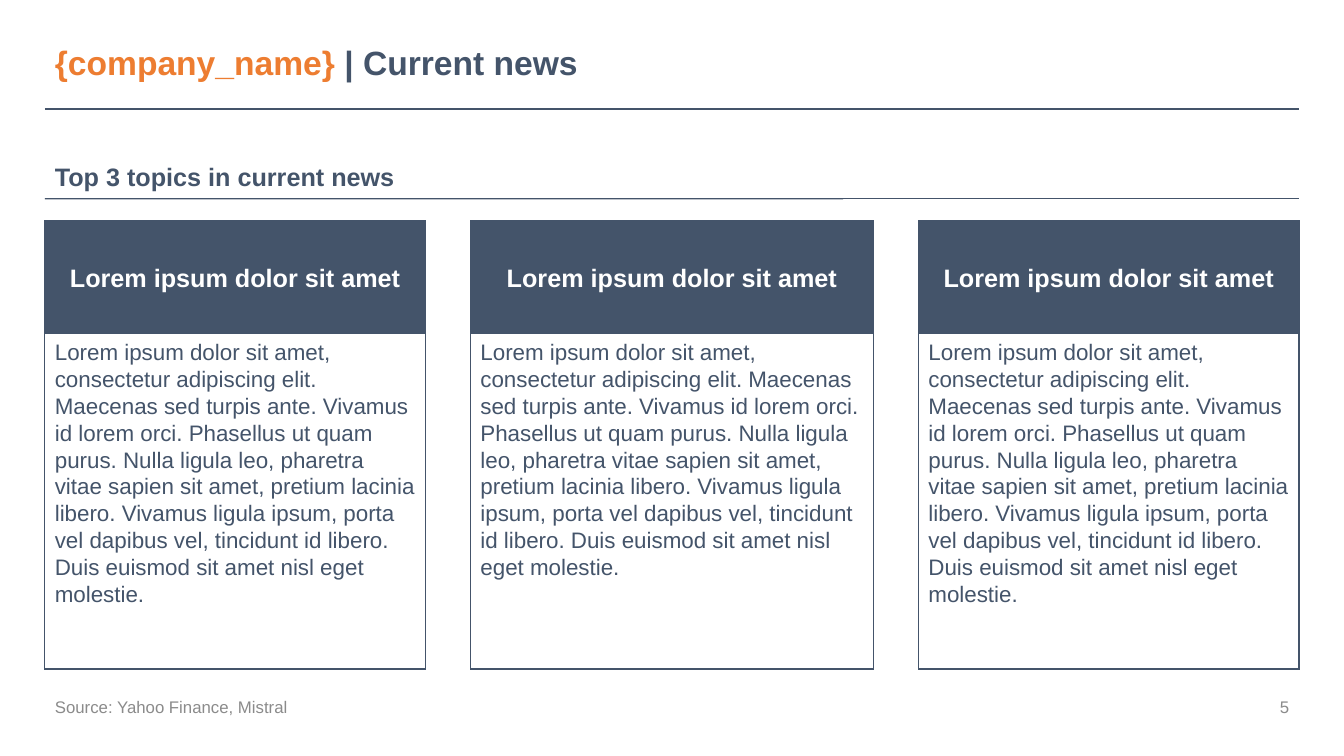
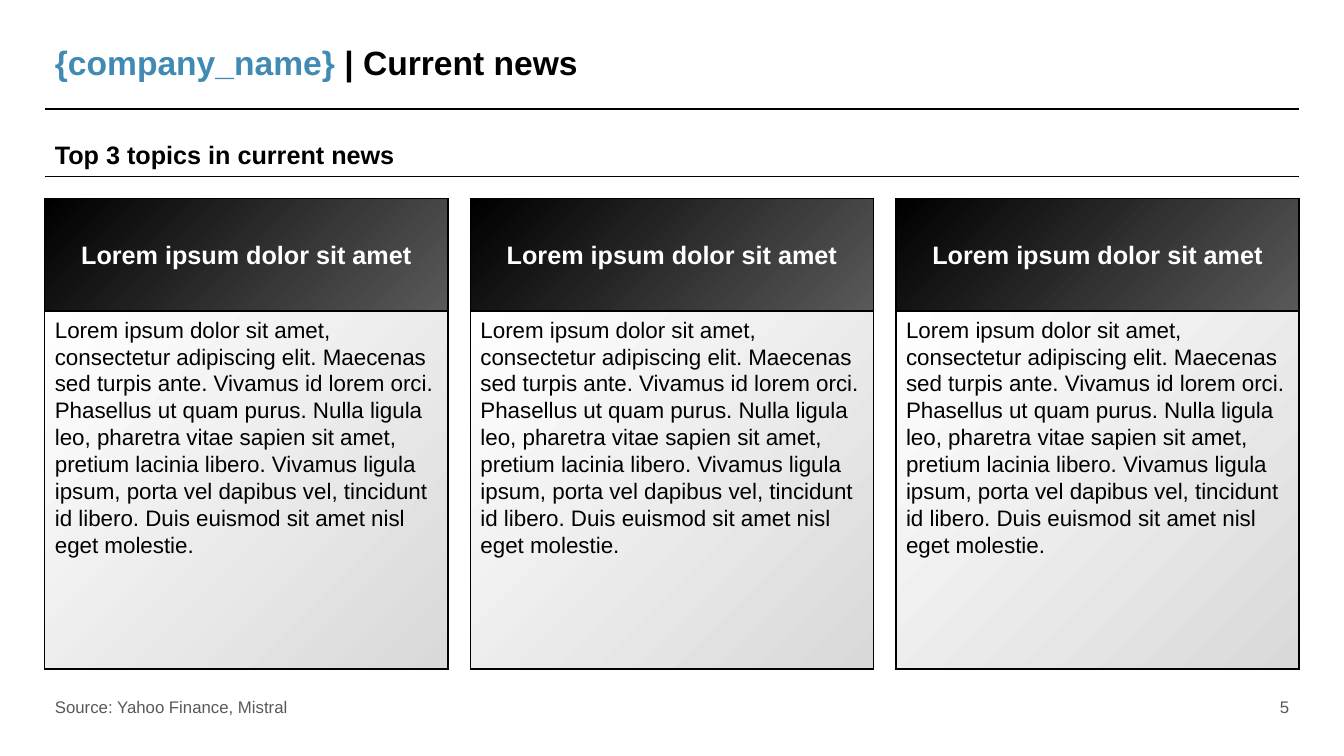
Before and after one commit to giovanni-mattei/company-profile-automation, a slide deck: slide 5 of templates/deck.pptx. Drawn at 1344x756 pixels with LibreOffice and Linux fonts; fonts in the diff are those of the drawing. Boxes give left, top, right and bottom in pixels: in the first picture for what was removed or moved away, otherwise in the second. Text is boxed around its words. In the diff, an @@ line names an element or a change of style, - is before the commit and + after.

```diff
--- a/templates/deck.pptx
+++ b/templates/deck.pptx
@@ title "{company_name} | Current news" at (55, 50, 578, 82): text colour #ED7D31 to #418AB3 in "{company_name}"; text colour #44546A to #000000 in "| Current news" @@
@@ line (44, 109) - (1300, 109): stroke #44546A 1.5 pt to #000000 1.5 pt @@
@@ text "Top 3 topics in current ...": place and size @@
-text "Top 3 topics in current ..." at (55, 167, 394, 192)
+text "Top 3 topics in current ..." at (55, 145, 394, 169)
@@ text "Top 3 topics in current ..." at (55, 145, 394, 169): text colour #44546A to #000000 @@
@@ line moved from (44, 199) - (1300, 199) to (44, 176) - (1300, 176) @@
@@ line (44, 176) - (1300, 176): stroke #44546A 1 pt to #000000 1 pt @@
@@ fill #44546A to gradient #000000 to #595959; outline #44546A 1 pt to #000000 1 pt in 3 elements at (471, 199, 874, 311), (896, 199, 1300, 311), (44, 199, 448, 311) @@
@@ rectangle "Lorem ipsum dolor sit amet": place and size @@
-rectangle "Lorem ipsum dolor sit amet" at (44, 221, 425, 333)
+rectangle "Lorem ipsum dolor sit amet" at (44, 199, 448, 311)
@@ line removed from (44, 199) to (843, 199) @@
@@ rectangle "Lorem ipsum dolor sit amet": place and size @@
-rectangle "Lorem ipsum dolor sit amet" at (471, 221, 874, 333)
+rectangle "Lorem ipsum dolor sit amet" at (471, 199, 874, 311)
@@ rectangle "Lorem ipsum dolor sit amet": place and size @@
-rectangle "Lorem ipsum dolor sit amet" at (919, 221, 1300, 333)
+rectangle "Lorem ipsum dolor sit amet" at (896, 199, 1300, 311)
@@ rectangle "Lorem ipsum dolor sit amet, ...": place and size @@
-rectangle "Lorem ipsum dolor sit amet, ..." at (44, 334, 425, 669)
+rectangle "Lorem ipsum dolor sit amet, ..." at (44, 311, 448, 669)
@@ rectangle "Lorem ipsum dolor sit amet, ...": place and size @@
-rectangle "Lorem ipsum dolor sit amet, ..." at (471, 334, 874, 669)
+rectangle "Lorem ipsum dolor sit amet, ..." at (471, 311, 874, 669)
@@ text colour #44546A to #000000; fill #FFFFFF to gradient #FFFFFF to #D9D9D9; outline #44546A 1 pt to #000000 1 pt in 3 elements at (471, 311, 874, 669), (44, 311, 448, 669), (896, 311, 1300, 669) @@
@@ rectangle "Lorem ipsum dolor sit amet, ...": place and size @@
-rectangle "Lorem ipsum dolor sit amet, ..." at (919, 334, 1300, 669)
+rectangle "Lorem ipsum dolor sit amet, ..." at (896, 311, 1300, 669)
@@ text "Source: Yahoo Finance, Mistral" at (55, 701, 287, 715): text colour #8C8C8C to #595959 @@
@@ page number at (1280, 701, 1289, 713): text colour #8C8C8C to #595959 @@
```
Also in this commit, not shown: 4 other slides changed, 1 other file.
